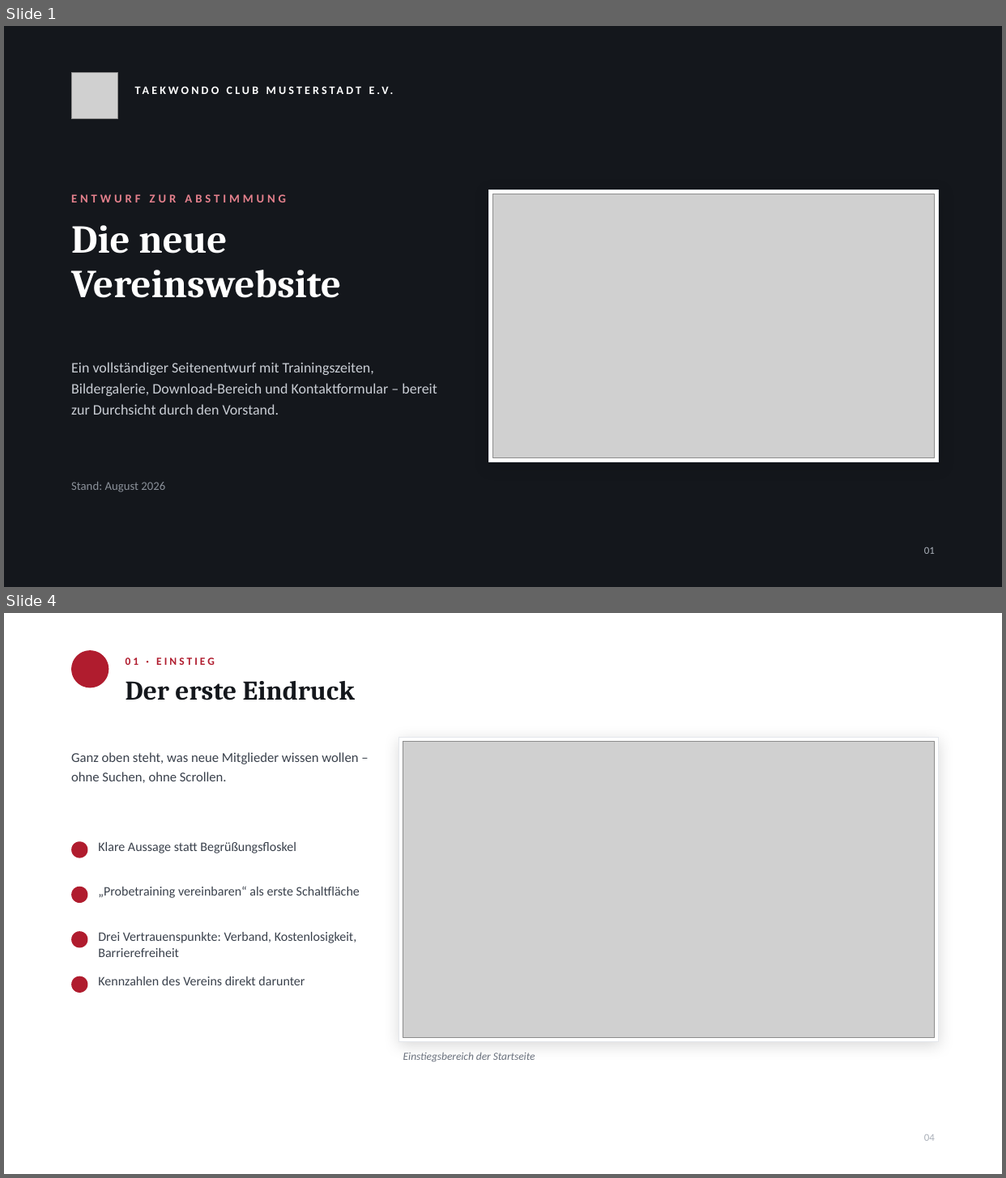
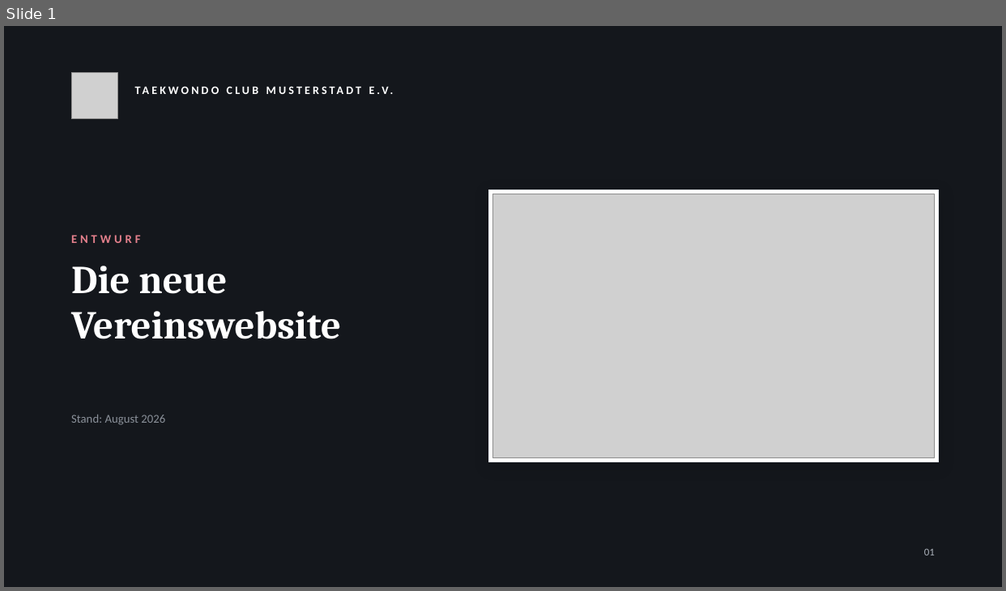
Before and after one commit to JustusRoe/Taekwondo-, a slide deck: praesentation/Website-Entwurf-Taekwondo-Club.pptx. Shown one above the other, each under a label of ours: slides 1 and 4 before the commit, slide 1 after it; the slides between them are not shown. The pictures are 1006x1178 and 1006x591 pixels, drawn with LibreOffice and Linux fonts; fonts in the diff are those of the drawing; grey boxes stand for pictures; background and template pictures are left out. Boxes give left, top, right and bottom in pixels: in the first picture for what was removed or moved away, otherwise in the second. Text is boxed around its words. In the diff, an @@ line names an element or a change of style, - is before the commit and + after.

```diff
--- a/praesentation/Website-Entwurf-Taekwondo-Club.pptx
+++ b/praesentation/Website-Entwurf-Taekwondo-Club.pptx
@@ slide 4 removed at [4, 613, 1002, 1174], background #FFFFFF @@
@@ ellipse removed at [71, 650, 108, 688] @@
@@ text removed at [126, 658, 215, 665] @@
-01 · EINSTIEG
@@ text removed at [126, 681, 355, 700] @@
-Der erste Eindruck
@@ text removed at [71, 752, 358, 783] @@
-Ganz oben steht, was neue Mitglieder wissen wollen – ohne Suchen, ohne Scrollen.
@@ rectangle removed at [399, 738, 939, 1043] @@
@@ picture removed at [403, 742, 935, 1038] @@
@@ ellipse removed at [71, 842, 88, 858] @@
@@ text removed at [98, 842, 296, 854] @@
-Klare Aussage statt Begrüßungsfloskel
@@ ellipse removed at [71, 886, 88, 903] @@
@@ text removed at [98, 886, 360, 898] @@
-„Probetraining vereinbaren“ als erste Schaltfläche
@@ ellipse removed at [71, 931, 88, 948] @@
@@ text removed at [98, 932, 356, 957] @@
-Drei Vertrauenspunkte: Verband, Kostenlosigkeit, Barrierefreiheit
@@ ellipse removed at [71, 977, 88, 994] @@
@@ text removed at [98, 977, 305, 986] @@
-Kennzahlen des Vereins direkt darunter
@@ text removed at [403, 1053, 535, 1062] @@
-Einstiegsbereich der Startseite
@@ text removed at [924, 1135, 935, 1141] @@
-04
@@ slide 1 changed as well @@
@@ text at [71, 235, 140, 243]: text changed @@
-ENTWURF ZUR ABSTIMMUNG
+ENTWURF
@@ text "Die neue": place and size @@
-text "Die neue" at [71, 225, 341, 298]
+text "Die neue" at [71, 266, 341, 339]
@@ text removed at [71, 362, 437, 415] @@
-Ein vollständiger Seitenentwurf mit Trainingszeiten, Bildergalerie, Download-Bereich und Kontaktformular – bereit zur Durchsicht durch den Vorstand.
@@ text "Stand: August 2026": place and size @@
-text "Stand: August 2026" at [71, 482, 165, 493]
+text "Stand: August 2026" at [71, 415, 165, 425]
```
Also in this commit, not shown: 12 slides added, 13 other slides removed, 1 other file.
